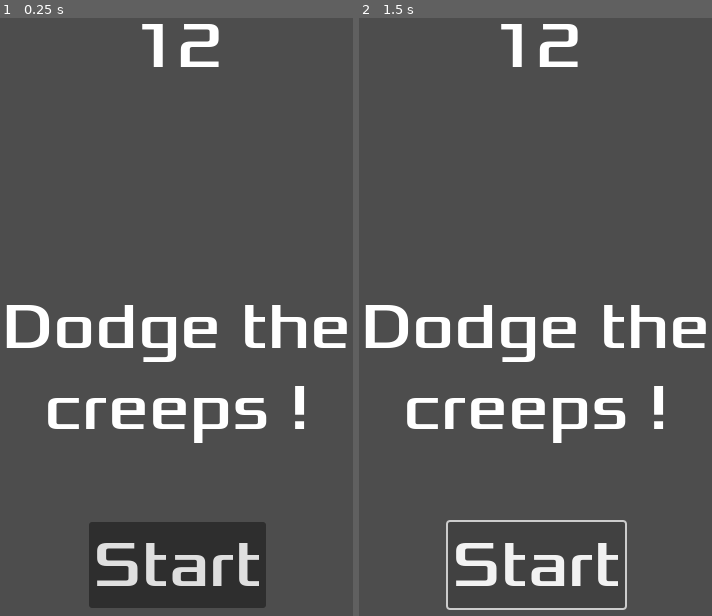
Above: before the commit, frames 1-2 (left to right).
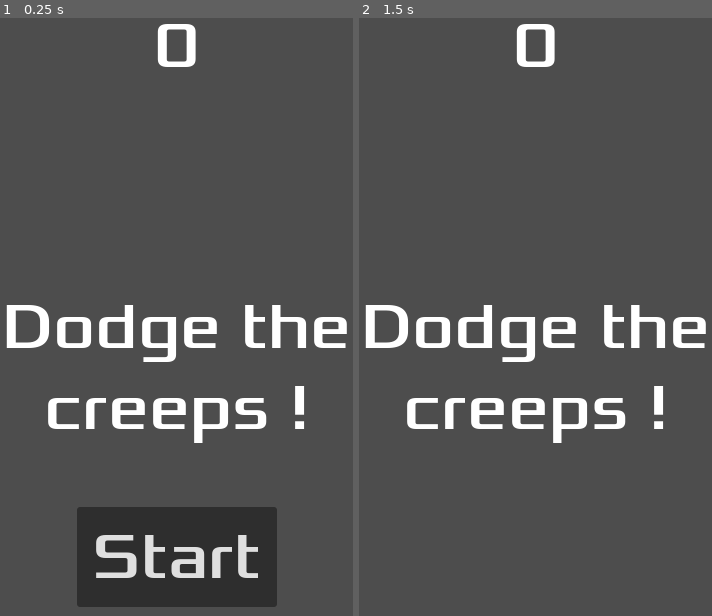
Above: after the commit, the same moments.

Repository: axel-paillaud/first-2d-game
Game: Godot game, scene res://hud.tscn
Two runs of this game, one before a commit and one after it. Both use one fixed random seed, a clock stepped at 60 frames per second and the inputs below. This scene is started directly instead of the project's main scene.
Inputs (mouse positions are in pixels of both pictures, inside the frame that each line leads up to):
- Up to frame 1 (0.25 s): no input
- Up to frame 2 (1.5 s): click "Start" at 0.5 s; click (535, 562) at 1.25 s, where only the run before the commit has a clickable "Start"

The runs differ from the first frame. In frame 1, 4.9% of the frame differs, in the area x 21-79%, y 1-99%; in frame 2, 2.6%.

Commit message:
add HUD scene as instance on Main scene

Diff:
--- /dev/null
+++ b/hud.gd
@@ -0,0 +1,42 @@
+extends CanvasLayer
+
+# Notify Main node that the start game button has been pressed
+signal start_game
+
+func show_message(text):
+	$Message.text = text
+	$Message.show()
+	$MessageTimer.start()
+
+func show_game_over():
+	show_message("Game Over")
+
+	await $MessageTimer.timeout
+
+	$Message.text = "Dodge the Creeps!"
+	$Message.show()
+
+		# Make a one-shot timer and wait for it to finish.
+	await get_tree().create_timer(1.0).timeout
+	$StartButton.show()
+
+func update_score(score):
+	$ScoreLabel.text = str(score)
+
+# Called when the node enters the scene tree for the first time.
+func _ready():
+	pass # Replace with function body.
+
+
+# Called every frame. 'delta' is the elapsed time since the previous frame.
+func _process(delta):
+	pass
+
+
+func _on_start_button_pressed():
+	$StartButton.hide()
+	start_game.emit()
+
+
+func _on_message_timer_timeout():
+	hide()
--- a/hud.tscn
+++ b/hud.tscn
@@ -1,8 +1,10 @@
-[gd_scene load_steps=2 format=3 uid="uid://c16hr6xfnd8ao"]
+[gd_scene load_steps=3 format=3 uid="uid://c16hr6xfnd8ao"]
 
 [ext_resource type="FontFile" uid="uid://cig8qkfp5xmvd" path="res://fonts/Xolonium-Regular.ttf" id="1_fhp20"]
+[ext_resource type="Script" path="res://hud.gd" id="1_pt5xf"]
 
 [node name="HUD" type="CanvasLayer"]
+script = ExtResource("1_pt5xf")
 
 [node name="ScoreLabel" type="Label" parent="."]
 anchors_preset = 5
@@ -14,7 +16,8 @@
 grow_horizontal = 2
 theme_override_fonts/font = ExtResource("1_fhp20")
 theme_override_font_sizes/font_size = 64
-text = "12"
+text = "0"
+horizontal_alignment = 1
 
 [node name="Message" type="Label" parent="."]
 anchors_preset = 8
@@ -28,11 +31,12 @@
 offset_bottom = 79.5
 grow_horizontal = 2
 grow_vertical = 2
+size_flags_horizontal = 4
 theme_override_fonts/font = ExtResource("1_fhp20")
 theme_override_font_sizes/font_size = 64
-text = "Dodge the
-creeps !"
+text = "Dodge the creeps !"
 horizontal_alignment = 1
+autowrap_mode = 2
 
 [node name="StartButton" type="Button" parent="."]
 anchors_preset = 7
@@ -40,14 +44,21 @@
 anchor_top = 1.0
 anchor_right = 0.5
 anchor_bottom = 1.0
-offset_left = -88.5
-offset_top = -205.0
-offset_right = 88.5
-offset_bottom = -119.0
+offset_left = -100.0
+offset_top = -220.0
+offset_right = 100.0
+offset_bottom = -120.0
 grow_horizontal = 2
 grow_vertical = 0
+size_flags_horizontal = 4
+size_flags_vertical = 4
 theme_override_fonts/font = ExtResource("1_fhp20")
 theme_override_font_sizes/font_size = 64
 text = "Start"
 
 [node name="MessageTimer" type="Timer" parent="."]
+wait_time = 2.0
+one_shot = true
+
+[connection signal="pressed" from="StartButton" to="." method="_on_start_button_pressed"]
+[connection signal="timeout" from="MessageTimer" to="." method="_on_message_timer_timeout"]
